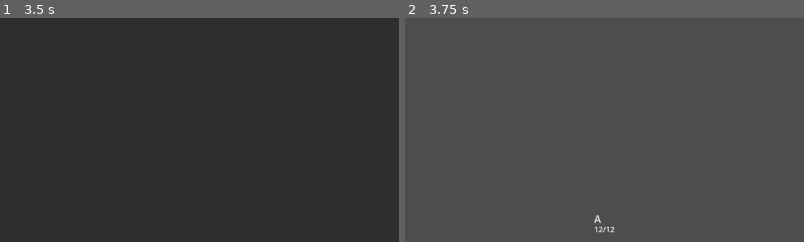
Above: before the commit, frames 1-2 (left to right).
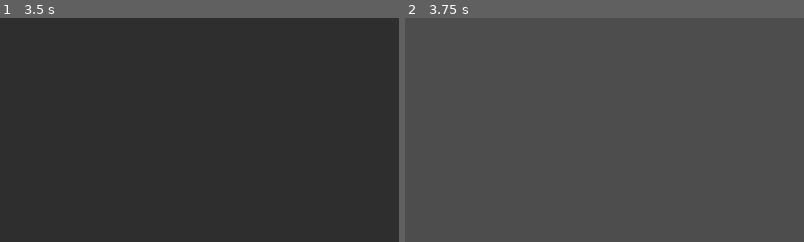
Above: after the commit, the same moments.

Repository: Deniseks239/tactical-rpg-ai-v-2
Game: Godot game, scene res://scenes/character_creator.tscn
Same seed, same stepped clock (60 frames per second), same inputs: the game is played once before the commit and once after it.
Inputs (mouse positions are % of the whole screen's width and height, from its top left):
- Up to frame 1 (3.5 s): click (13, 9) at 0.52 s; type "Alex" at 0.6 s; click "Воин" at 1.25 s; click "Человек" at 2 s; click "Создать персонажа" at 2.75 s
- Up to frame 2 (3.75 s): click "Начать игру" at 3.5 s
The pictures show only the part of the screen within x 46-95%, y 50-100%; the shares and areas given below are measured in that part.

Frame 1 is identical in both runs. In frame 2, 0.1% of the frame differs, in the area x 47-53%, y 87-96%.
Error after the commit: Parse Error: Cannot find member "ROAD" in base "GridState.TileType". (res://scripts/game/grid_manager.gd:155)

Commit message:
Update grid_manager.gd

Diff:
--- a/scripts/game/grid_manager.gd
+++ b/scripts/game/grid_manager.gd
@@ -152,6 +152,28 @@
 					rect.color = Color(0.2, 0.5, 0.9, 1.0)
 				_:
 					rect.color = Color(0.4, 0.4, 0.4, 1.0)
+				GridState.TileType.ROAD:
+					rect.color = Color(0.5, 0.4, 0.3, 1.0)
+				GridState.TileType.HOUSE_WALL:
+					rect.color = Color(0.7, 0.5, 0.3, 1.0)
+				GridState.TileType.HOUSE_DOOR:
+					rect.color = Color(0.4, 0.2, 0.1, 1.0)
+				GridState.TileType.SHOP_COUNTER:
+					rect.color = Color(0.8, 0.6, 0.3, 1.0)
+				GridState.TileType.TAVERN_BAR:
+					rect.color = Color(0.6, 0.3, 0.1, 1.0)
+				GridState.TileType.FORGE:
+					rect.color = Color(0.9, 0.2, 0.1, 1.0)
+				GridState.TileType.CASTLE_WALL:
+					rect.color = Color(0.5, 0.5, 0.5, 1.0)
+				GridState.TileType.CASTLE_GATE:
+					rect.color = Color(0.3, 0.3, 0.3, 1.0)
+				GridState.TileType.PARK:
+					rect.color = Color(0.2, 0.6, 0.2, 1.0)
+				GridState.TileType.FOUNTAIN:
+					rect.color = Color(0.2, 0.4, 0.8, 1.0)
+				GridState.TileType.STATUE:
+					rect.color = Color(0.7, 0.7, 0.6, 1.0)
 			add_child(rect)
 			var is_exit = false
 			var location_manager = get_node("/root/LocationManagerAuto")
